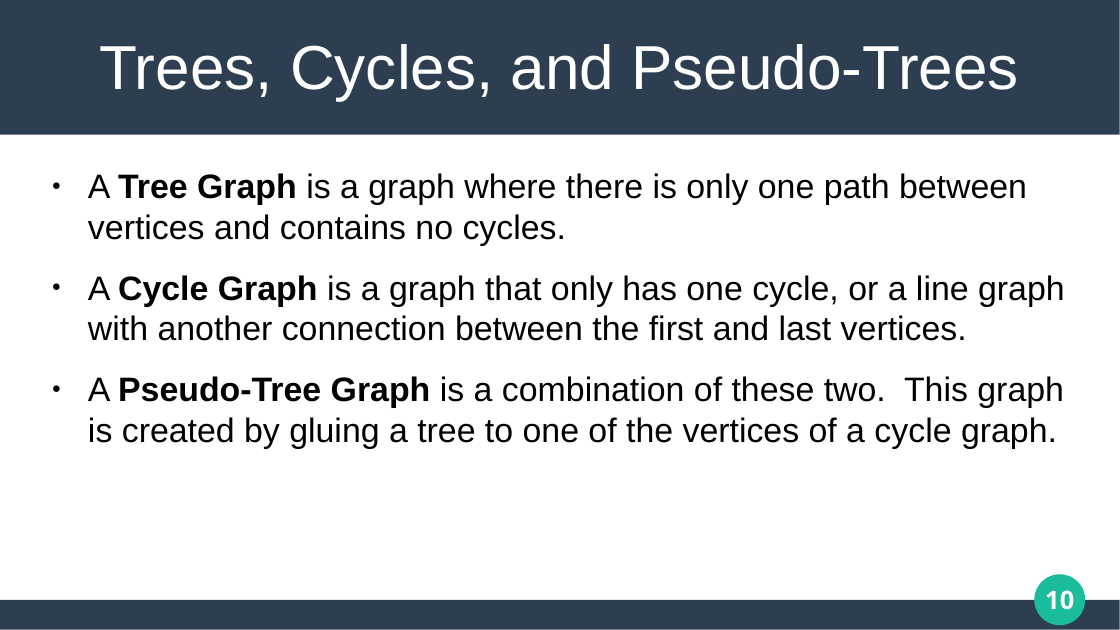
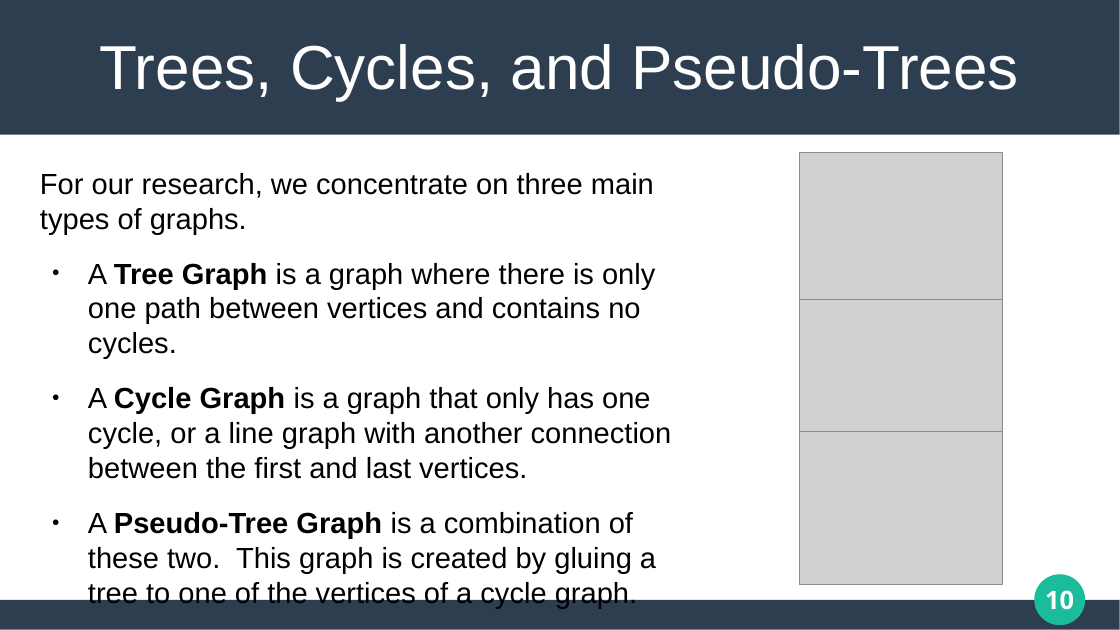
Before and after one commit to matthew-pisano/ChipFiring, a slide deck: slide 10 of Docs/SUREPresentation.pptx. Drawn at 1120x630 pixels with LibreOffice and Linux fonts; fonts in the diff are those of the drawing; grey boxes stand for pictures. Boxes give left, top, right and bottom in pixels: in the first picture for what was removed or moved away, otherwise in the second. Text is boxed around its words. In the diff, an @@ line names an element or a change of style, - is before the commit and + after.

```diff
--- a/Docs/SUREPresentation.pptx
+++ b/Docs/SUREPresentation.pptx
@@ text at bbox=[40, 173, 654, 234]: paragraph added @@
+For our research, we concentrate on three main types of graphs.
@@ picture added at bbox=[800, 152, 1003, 305] @@
@@ text at bbox=[88, 263, 672, 608]: size 24 to 20.6 pt in "A Tree Graph is a graph where ...", "A Cycle Graph is a graph that ...", "A Pseudo-Tree Graph is a combination of ..." @@
@@ picture added at bbox=[800, 299, 1003, 432] @@
@@ picture added at bbox=[800, 432, 1003, 584] @@
```
Also in this commit, not shown: 13 other slides changed, 5 other files.
